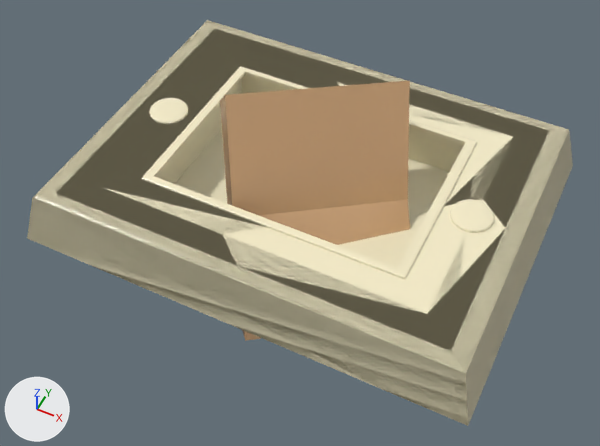
Before and after pictures for a commit that changed the Blender file External Assets/tools/light-switch.blend.
Rendered twice from a 50 mm camera at (0.0423, -0.0888, 0.1026) aimed at (0.0009, -0.0059, -0.001). Arrows for +X, +Y and +Z are at lower left; the lights stay in place.

The older version as bpy lines, for what is in view:
```python
me_cube = bpy.data.meshes.new('Cube')
me_cube.from_pydata(...)  # 515 vertices, 442 faces; spans x -0.0381..0.0381, y -0.0286..0.0286, z -0.0016..0.0085
me_cube.materials.append(mat_basematerial)  # beige #f8efcb
me_cube_001 = bpy.data.meshes.new('Cube.001')
me_cube_001.from_pydata(...)  # 33 vertices, 24 faces; spans x -0.0148..0.0237, y -0.0259..0.015, z -0.0143..0.0226
me_cube_001.materials.append(mat_flipmaterial)  # beige #e7bb8d
me_cube_003 = bpy.data.meshes.new('Cube.003')
me_cube_003.from_pydata(...)  # 44 vertices, 41 faces; spans x -0.0224..0.0228, y -0.016..0.0163, z -0.0005..0.0084
me_cube_003.materials.append(mat_basematerial)  # beige #f8efcb
ob_flip = bpy.data.objects.new('Flip', me_cube_001)
ob_flip.location = (0.0, 0.0, 0.0)
ob_flipcontainer = bpy.data.objects.new('FlipContainer', me_cube_003)
ob_flipcontainer.location = (0.0, 0.0, 0.0)
ob_switchbase = bpy.data.objects.new('SwitchBase', me_cube)
ob_switchbase.location = (0.0, 0.0, 0.0)
_m = ob_switchbase.modifiers.new('Mirror', 'MIRROR')
_m.use_axis = (False, False, False)
```
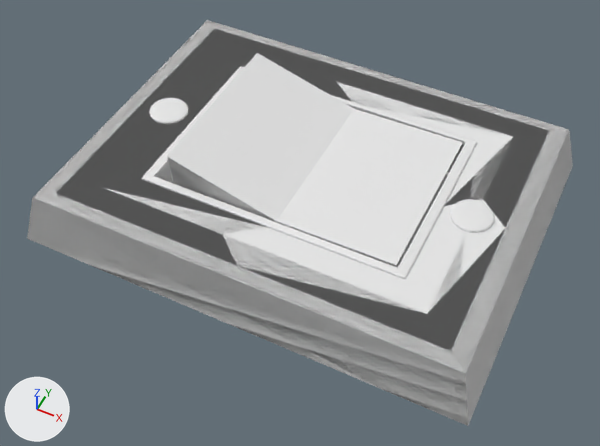
Boxes [x1, y1, x2, y2] around the edits, measured in the pictures (600 x 446 px):
'SwitchBase', recoloured (beige to grey): [27, 20, 573, 426] in both
'Flip', recoloured, reshaped: before [220, 81, 410, 341]; after [167, 53, 463, 267]
'FlipContainer', recoloured (beige to white): [141, 66, 477, 279] in both

The change, as a list of edits to the scene's bpy script:
```text
Change me_cube:
    where me_cube.from_pydata(...)  # 515 vertices, 442 faces; spans x -0.0381..0.0381, y -0.0286..0.0286, z -0.0016..0.0085
    remove me_cube.materials.append(mat_basematerial)  # beige #f8efcb
Change me_cube_003:
    where me_cube_003.from_pydata(...)  # 44 vertices, 41 faces; spans x -0.0224..0.0228, y -0.016..0.0163, z -0.0005..0.0084
    remove me_cube_003.materials.append(mat_basematerial)  # beige #f8efcb
Change me_cube_001:
    where me_cube_001.from_pydata(...)  # 33 vertices, 24 faces; spans x -0.0148..0.0237, y -0.0259..0.015, z -0.0143..0.0226
    used by ob_flip; location = (0.0, 0.0, 0.0)
    remove me_cube_001.materials.append(mat_flipmaterial)  # beige #e7bb8d
    me_cube_001 part 1: the whole mesh is multiplied about its middle by the matrix ((0.386, -0.566, -0.728), (0.776, 0.627, -0.076), (0.499, -0.536, 0.681)), then moved by (-0.0036, 0.0054, 0.0039)
```
